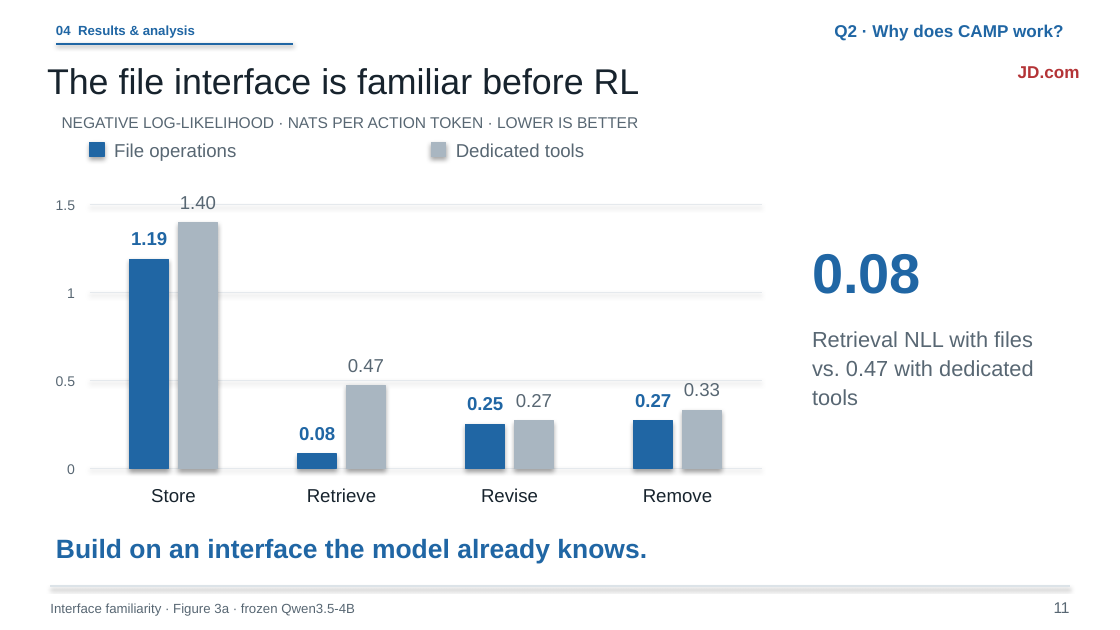
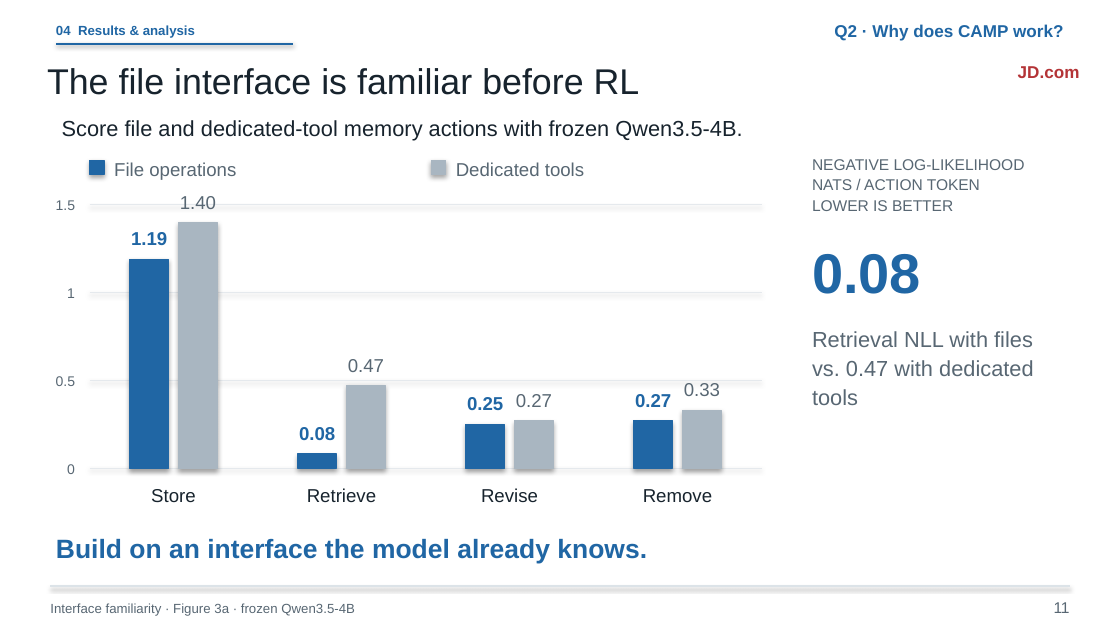
Before and after one commit to liruiluo/agentmemorygym, a slide deck: slide 11 of assets/slides/coding-agent-memory-post-training-slides.pptx. Drawn at 1120x630 pixels with LibreOffice and Linux fonts; fonts in the diff are those of the drawing. Boxes give left, top, right and bottom in pixels: in the first picture for what was removed or moved away, otherwise in the second. Text is boxed around its words. In the diff, an @@ line names an element or a change of style, - is before the commit and + after.

```diff
--- a/assets/slides/coding-agent-memory-post-training-slides.pptx
+++ b/assets/slides/coding-agent-memory-post-training-slides.pptx
@@ text added at (62, 120, 742, 141), 14 pt, text #17232D @@
+Score file and dedicated-tool memory actions with frozen Qwen3.5-4B.
@@ 2 texts, 2 rectangles: place and size @@
-2 texts, 2 rectangles at (90, 142, 584, 161)
+2 texts, 2 rectangles at (90, 160, 584, 180)
@@ text at (812, 159, 1025, 211): text changed @@
-NEGATIVE LOG-LIKELIHOOD · NATS PER ACTION TOKEN · LOWER IS BETTER
+NEGATIVE LOG-LIKELIHOOD
+NATS / ACTION TOKEN
+LOWER IS BETTER
```
Also in this commit, not shown: 6 other slides changed, 10 other files.
